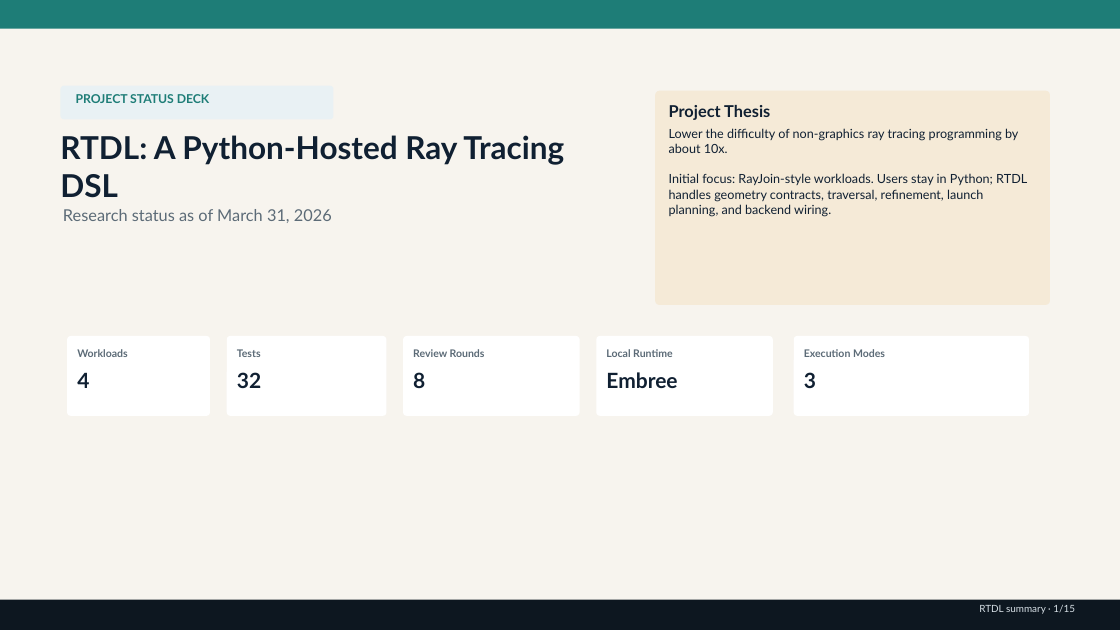
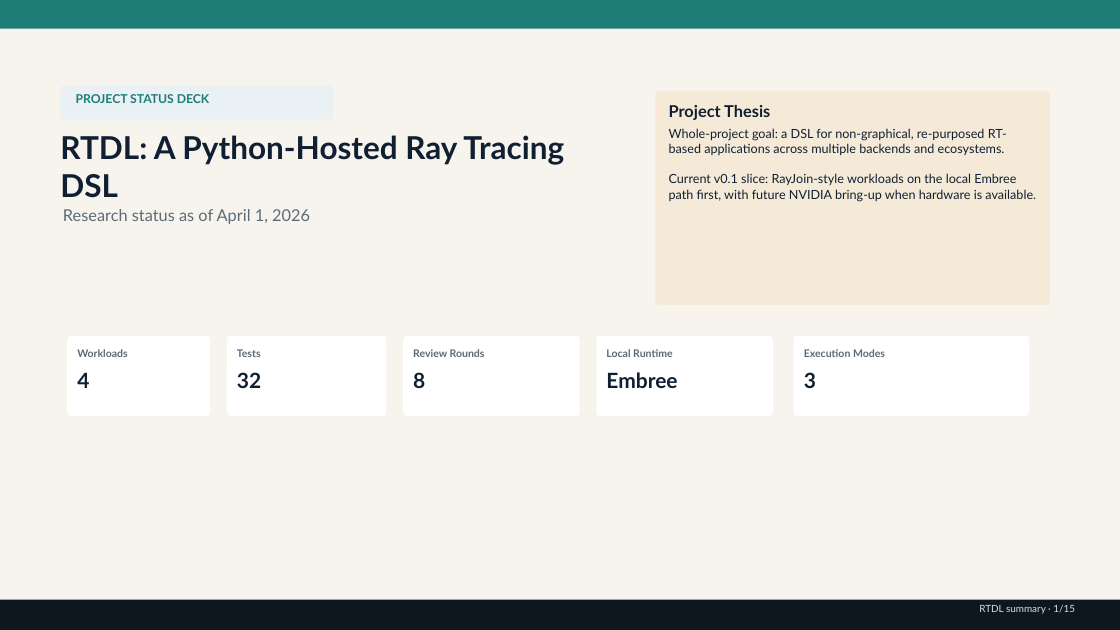
Before and after one commit to rubaolee/rtdl, a slide deck: slide 1 of rtdl_status_summary.pptx. Drawn at 1120x630 pixels with LibreOffice and Linux fonts; fonts in the diff are those of the drawing. Boxes give left, top, right and bottom in pixels: in the first picture for what was removed or moved away, otherwise in the second. Text is boxed around its words. In the diff, an @@ line names an element or a change of style, - is before the commit and + after.

Commit message:
Reset project vision and v0.1 framing

```diff
--- a/rtdl_status_summary.pptx
+++ b/rtdl_status_summary.pptx
@@ text at (669, 128, 1036, 202): text changed @@
-Lower the difficulty of non-graphics ray tracing programming by about 10x.
-Initial focus: RayJoin-style workloads. Users stay in Python; RTDL handles geometry contracts, traversal, refinement, launch planning, and backend wiring.
+Whole-project goal: a DSL for non-graphical, re-purposed RT-based applications across multiple backends and ecosystems.
+Current v0.1 slice: RayJoin-style workloads on the local Embree path first, with future NVIDIA bring-up when hardware is available.
@@ text at (63, 209, 310, 224): text changed @@
-Research status as of March 31, 2026
+Research status as of April 1, 2026
```
Also in this commit, not shown: 1 other slide changed, 5 other files.
